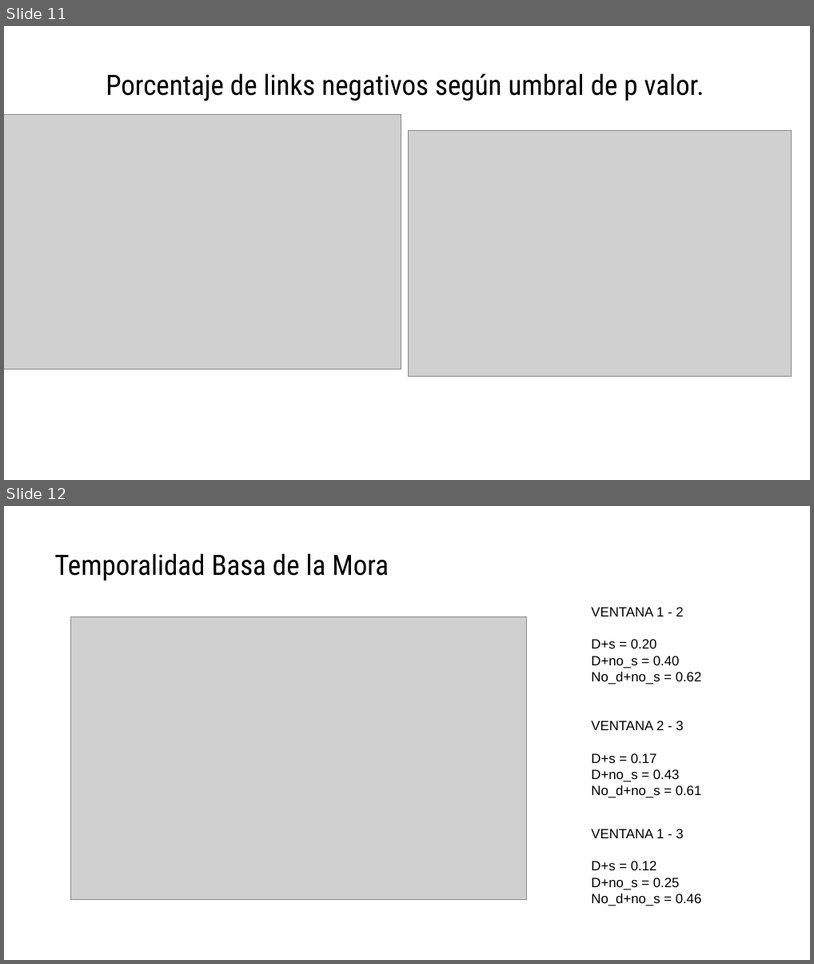
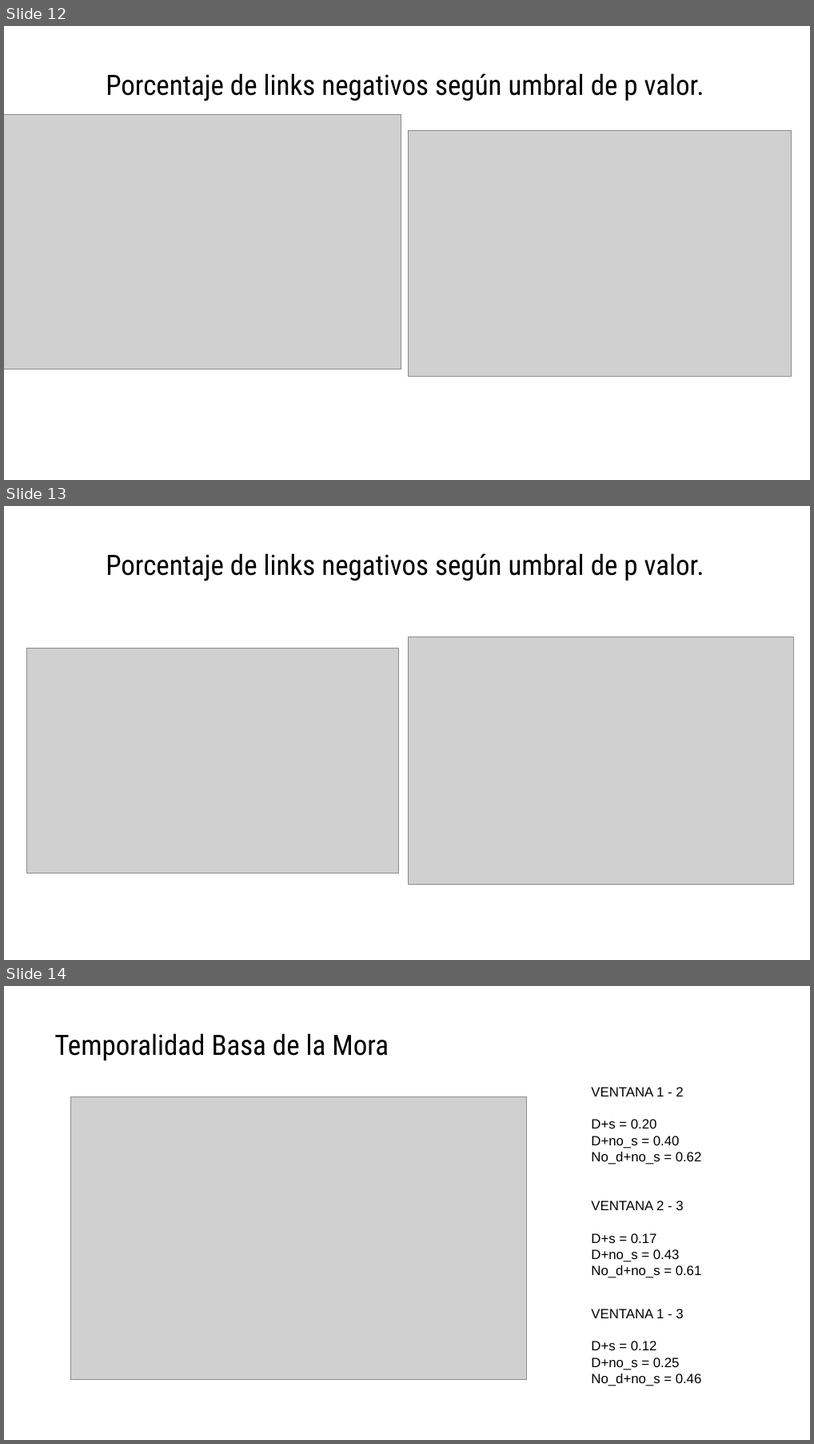
Before and after one commit to anacanoherranz/TFM, a slide deck: resumen TFM.pptx. Shown one above the other, each under a label of ours: slides 11 and 12 before the commit, slides 12, 13 and 14 after it. The pictures are 814x964 and 814x1444 pixels, drawn with LibreOffice and Linux fonts; fonts in the diff are those of the drawing; grey boxes stand for pictures. Boxes give left, top, right and bottom in pixels: in the first picture for what was removed or moved away, otherwise in the second. Text is boxed around its words. In the diff, an @@ line names an element or a change of style, - is before the commit and + after.

```diff
--- a/resumen TFM.pptx
+++ b/resumen TFM.pptx
@@ slide 13 added at bbox=[4, 506, 810, 960], background #FFFFFF @@
@@ title added at bbox=[106, 553, 705, 581], 25 pt, text #000000 @@
+Porcentaje de links negativos según umbral de p valor.
@@ picture added at bbox=[26, 648, 398, 873] @@
@@ picture added at bbox=[408, 637, 794, 884] @@
@@ what was slide 11 is now slide 12 @@
@@ what was slide 12 is now slide 14 @@
```
Also in this commit, not shown: 2 other slides added, 2 slides removed, 34 other files.
